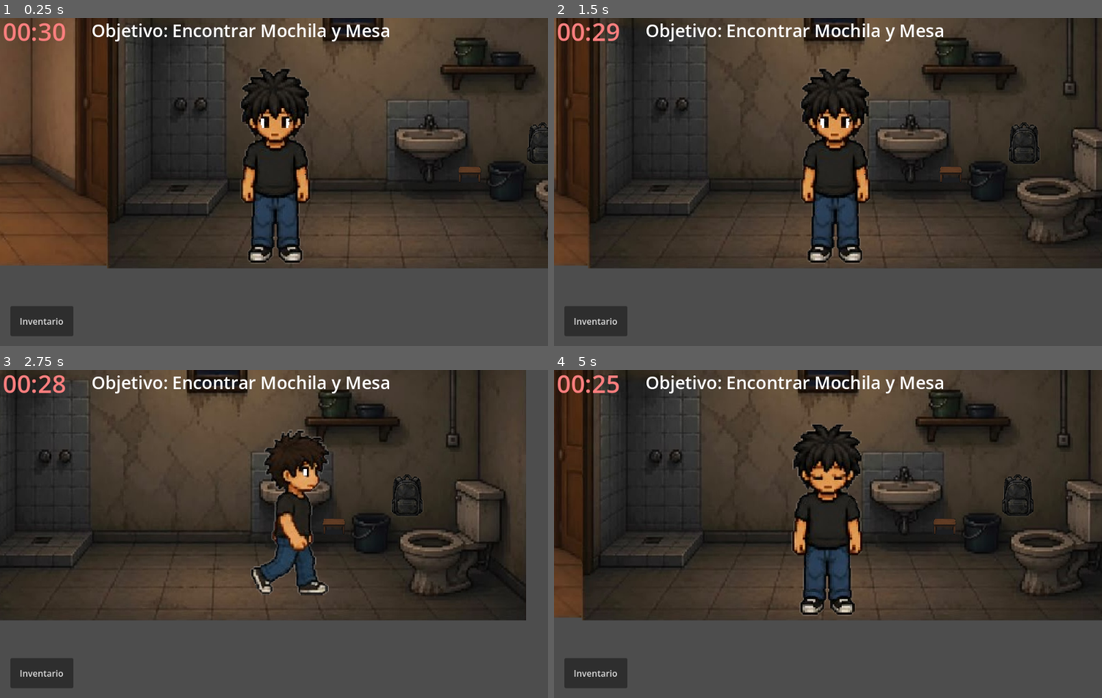
Above: before the commit, frames 1-4 (two rows, left to right).
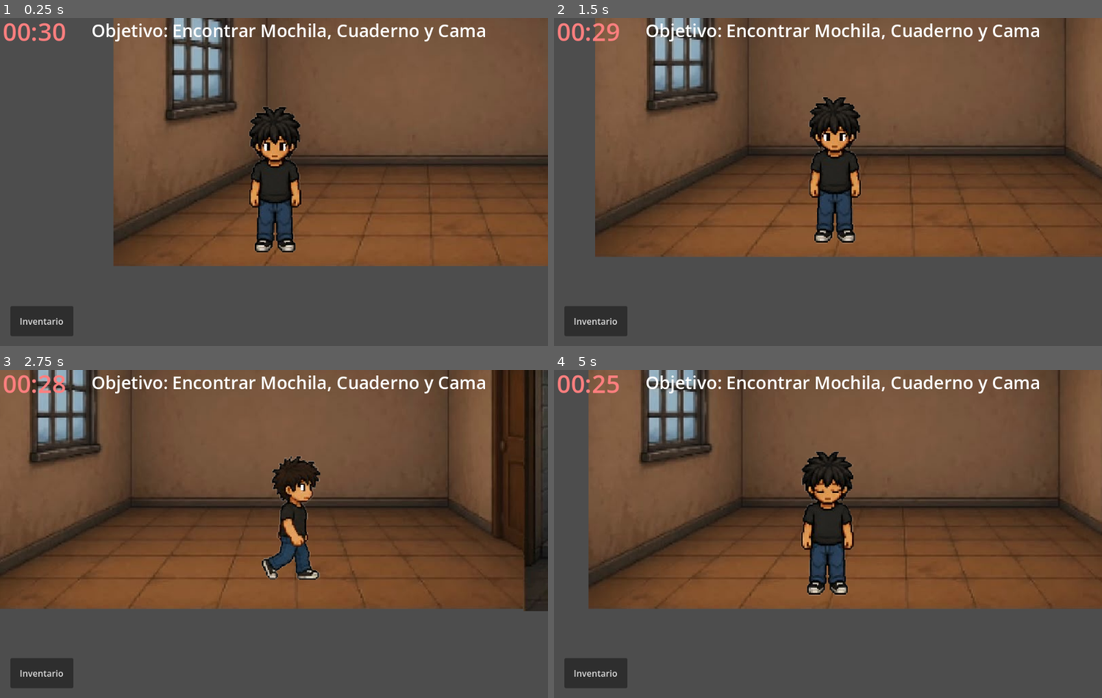
Above: after the commit, the same moments.

Repository: Aldair-Canul/Facultad-de-Ingenieria---Fora-de-Lugar
Game: Godot game, scene res://Scenes/Cuarto/Main.tscn
Same seed, same stepped clock (60 frames per second), same inputs: the game is played once before the commit and once after it. This scene is started directly instead of the project's main scene.
Inputs (mouse positions are in pixels of both pictures, inside the frame that each line leads up to):
- Up to frame 1 (0.25 s): no input
- Up to frame 2 (1.5 s): tap Enter at 0.5 s; move the mouse to (948, 165) at 0.52 s; hold Right (ui_right) 0.53-1.25 s; click (948, 165) at 0.67 s; drag from (718, 198) to (625, 149) at 1.27 s
- Up to frame 3 (2.75 s): move the mouse to (328, 461) at 2.02 s; hold Right (ui_right) from 2.03 s (still down)
- Up to frame 4 (5 s): release Right (ui_right) at 2.75 s; drag from (800, 599) to (888, 527) at 2.77 s; move the mouse to (992, 583) at 3.52 s; hold Left (ui_left) 3.53-4.25 s; drag from (663, 484) to (745, 452) at 4.27 s

The runs differ from the first frame. In frame 1, 65% of the frame differs, in the area x 0-100%, y 0-77%; in frame 2, 62%; in frame 3, 61%; in frame 4, 62%.

Commit message:
Escena del cuarto mejorado

Diff:
--- a/Proyecto-Infomatrix/Godot-Engine/Scenes/Cuarto/Main.tscn
+++ b/Proyecto-Infomatrix/Godot-Engine/Scenes/Cuarto/Main.tscn
@@ -7,6 +7,10 @@
 [ext_resource type="Texture2D" uid="uid://eqtors4l8nid" path="res://images/EscenaCuarto2.0/mochila.png" id="4_0sgwo"]
 [ext_resource type="Script" uid="uid://kcpnijq7fjtt" path="res://Scenes/Cuarto/hud.gd" id="4_beiiy"]
 [ext_resource type="Texture2D" uid="uid://c6nuy662wt7gu" path="res://images/EscenaCuarto/mesa cuarto.png" id="5_qoh52"]
+[ext_resource type="Texture2D" uid="uid://ja8jqvxju5hu" path="res://images/EscenaCuarto/cama.png" id="6_jbl2r"]
+[ext_resource type="AudioStream" uid="uid://hp8t0saefqy7" path="res://sounds/MusicaFondo_Min_Cuarto.mp3" id="8_62adg"]
+[ext_resource type="AudioStream" uid="uid://tp4rqeg4pua" path="res://sounds/game_over_cuarto.mp3" id="9_jbl2r"]
+[ext_resource type="AudioStream" uid="uid://mhg4ydmcxosr" path="res://sounds/next_level_cuarto.mp3" id="10_ndrjv"]
 
 [sub_resource type="RectangleShape2D" id="RectangleShape2D_k0y3n"]
 size = Vector2(57, 203)
@@ -29,6 +33,9 @@
 
 [sub_resource type="RectangleShape2D" id="RectangleShape2D_vrtlo"]
 size = Vector2(44, 39.5)
+
+[sub_resource type="RectangleShape2D" id="RectangleShape2D_ndrjv"]
+size = Vector2(24.5, 49.75)
 
 [node name="Main" type="Node2D" unique_id=1831511838]
 script = ExtResource("1_lxmde")
@@ -77,11 +84,11 @@
 [node name="Paredes" type="StaticBody2D" parent="World" unique_id=1535234652]
 
 [node name="CollisionShape2D" type="CollisionShape2D" parent="World/Paredes" unique_id=1924267475]
-position = Vector2(1009, 230)
+position = Vector2(1020, 322)
 shape = SubResource("RectangleShape2D_qoh52")
 
 [node name="CollisionShape2D2" type="CollisionShape2D" parent="World/Paredes" unique_id=1108131229]
-position = Vector2(1010, 570)
+position = Vector2(1009, 546)
 shape = SubResource("RectangleShape2D_qoh52")
 
 [node name="CollisionShape2D3" type="CollisionShape2D" parent="World/Paredes" unique_id=1202068593]
@@ -105,9 +112,26 @@
 
 [node name="MesaAcomodada" type="Sprite2D" parent="World" unique_id=1041791341]
 visible = false
-position = Vector2(618, 405.00006)
-scale = Vector2(0.4182129, 0.5664348)
+position = Vector2(722.49994, 395.78128)
+scale = Vector2(0.4501953, 0.53943986)
 texture = ExtResource("5_qoh52")
+
+[node name="ObjetoCama" type="Area2D" parent="World" unique_id=779075551]
+
+[node name="Sprite2D" type="Sprite2D" parent="World/ObjetoCama" unique_id=167034800]
+position = Vector2(1210, 388)
+scale = Vector2(0.06896586, 0.10130112)
+texture = ExtResource("6_jbl2r")
+
+[node name="CollisionShape2D" type="CollisionShape2D" parent="World/ObjetoCama" unique_id=526936122]
+position = Vector2(1205.75, 384.125)
+shape = SubResource("RectangleShape2D_ndrjv")
+
+[node name="CamaAcomodada" type="Sprite2D" parent="World" unique_id=1635551427]
+visible = false
+position = Vector2(518, 418)
+scale = Vector2(0.40948275, 0.39405206)
+texture = ExtResource("6_jbl2r")
 
 [node name="UI" type="CanvasLayer" parent="." unique_id=223802378]
 
@@ -236,10 +260,10 @@
 anchors_preset = 15
 anchor_right = 1.0
 anchor_bottom = 1.0
-offset_left = -3.0
-offset_top = 5.0
-offset_right = -3.0
-offset_bottom = 5.0
+offset_left = -1.0
+offset_top = -2.0
+offset_right = -1.0
+offset_bottom = -2.0
 grow_horizontal = 2
 grow_vertical = 2
 mouse_filter = 2
@@ -248,15 +272,27 @@
 [node name="AnimationPlayer" type="AnimationPlayer" parent="Transition" unique_id=285040235]
 
 [node name="Player" parent="." unique_id=175323051 instance=ExtResource("3_beiiy")]
-position = Vector2(1301, 443)
+position = Vector2(293, 395)
+y_suelo = 457.0
+y_tope = 352.0
 
 [node name="TimerReloj" type="Timer" parent="." unique_id=1686324448]
 autostart = true
+
+[node name="MusicaFondo" type="AudioStreamPlayer" parent="." unique_id=909322673]
+stream = ExtResource("8_62adg")
+
+[node name="MusicaDerrota" type="AudioStreamPlayer" parent="." unique_id=625070231]
+stream = ExtResource("9_jbl2r")
+
+[node name="MusicaVictoria" type="AudioStreamPlayer" parent="." unique_id=1667461020]
+stream = ExtResource("10_ndrjv")
 
 [connection signal="body_entered" from="World/DoorZone_Room" to="." method="_on_door_zone_room_body_entered"]
 [connection signal="body_entered" from="World/DoorZone_Bath" to="." method="_on_door_zone_bath_body_entered"]
 [connection signal="body_entered" from="World/ObjetoMochila" to="." method="_on_objeto_mochila_body_entered"]
 [connection signal="body_entered" from="World/ObjetoCuaderno" to="." method="_on_objeto_cuaderno_body_entered"]
+[connection signal="body_entered" from="World/ObjetoCama" to="." method="_on_objeto_cama_body_entered"]
 [connection signal="pressed" from="UI/HUD/ButtonInventario" to="UI/HUD" method="_on_button_inventario_pressed"]
 [connection signal="pressed" from="UI/HUD/PanelInventario/BtnUsarMochila" to="." method="_on_btn_usar_mochila_pressed"]
 [connection signal="pressed" from="UI/HUD/PanelGameOver/BtnReintentar" to="." method="_on_btn_reintentar_pressed"]
--- a/Proyecto-Infomatrix/Godot-Engine/Scenes/Cuarto/main.gd
+++ b/Proyecto-Infomatrix/Godot-Engine/Scenes/Cuarto/main.gd
@@ -9,6 +9,7 @@
 # Variables para saber qué objetos tenemos
 var tiene_mochila = false
 var tiene_cuaderno = false
+var tiene_cama = false
 
 var segundos_totales = 30
 
@@ -17,11 +18,16 @@
 	$UI/HUD/PanelGameOver.visible = false
 	$UI/HUD/PanelInventario.visible = false
 
-	# Aseguramos que la mesa acomodada empiece invisible
+	# Aseguramos que las cosas acomodadas empiecen invisibles si existen en la escena
 	if has_node("World/MesaAcomodada"):
 		$World/MesaAcomodada.visible = false
+	if has_node("World/MochilaAcomodada"):
+		$World/MochilaAcomodada.visible = false
+	if has_node("World/CamaAcomodada"):
+		$World/CamaAcomodada.visible = false
 
-	$UI/HUD/ObjetivosLabel.text = "Objetivo: Encontrar Mochila y Mesa"
+	$UI/HUD/ObjetivosLabel.text = "Objetivo: Encontrar Mochila, Cuaderno y Cama"
+	$MusicaFondo.play()
 
 func teletransportar(destino: Vector2):
 	player.set_physics_process(false)
@@ -50,14 +56,24 @@
 func _on_objeto_mochila_body_entered(body):
 	if body.name == "Player":
 		tiene_mochila = true
-		$World/ObjetoMochila.queue_free()
+		if has_node("World/ObjetoMochila"):
+			$World/ObjetoMochila.queue_free()
 		actualizar_inventario_y_objetivos()
 
 # --- RECOGER CUADERNO ---
 func _on_objeto_cuaderno_body_entered(body):
 	if body.name == "Player":
 		tiene_cuaderno = true
-		$World/ObjetoCuaderno.queue_free()
+		if has_node("World/ObjetoCuaderno"):
+			$World/ObjetoCuaderno.queue_free()
+		actualizar_inventario_y_objetivos()
+
+# --- RECOGER CAMA ---
+func _on_objeto_cama_body_entered(body: Node2D) -> void:
+	if body.name == "Player":
+		tiene_cama = true
+		if has_node("World/ObjetoCama"):
+			$World/ObjetoCama.queue_free()
 		actualizar_inventario_y_objetivos()
 
 # Actualiza el inventario y el texto de objetivo según lo que tengas juntado
@@ -67,24 +83,31 @@
 		lista_objetos += "- Mochila\n"
 	if tiene_cuaderno:
 		lista_objetos += "- Cuaderno\n"
+	if tiene_cama:
+		lista_objetos += "- Cama\n"
 
 	$UI/HUD/PanelInventario/TextoObjetos.text = lista_objetos
 
-	# Verificamos si ya juntamos todo
-	if tiene_mochila and tiene_cuaderno:
+	# Verificamos si ya juntamos los 3 objetos
+	if tiene_mochila and tiene_cuaderno and tiene_cama:
 		$UI/HUD/ObjetivosLabel.text = "Objetivo: Acomodar cosas"
 		$UI/HUD/PanelInventario/BtnUsarMochila.visible = true
 	else:
 		$UI/HUD/ObjetivosLabel.text = "Objetivo: Faltan objetos por encontrar"
 
 func _on_btn_usar_mochila_pressed():
-	if tiene_mochila and tiene_cuaderno:
+	if tiene_mochila and tiene_cuaderno and tiene_cama:
 		tiene_mochila = false
 		tiene_cuaderno = false
+		tiene_cama = false
 
-		# Hacemos visible la mesa acomodada
-		$World/MesaAcomodada.visible = true
-		$World/MochilaAcomodada.visible = true
+		# Hacemos visible lo acomodado si existe el nodo
+		if has_node("World/MesaAcomodada"):
+			$World/MesaAcomodada.visible = true
+		if has_node("World/MochilaAcomodada"):
+			$World/MochilaAcomodada.visible = true
+		if has_node("World/CamaAcomodada"):
+			$World/CamaAcomodada.visible = true
 
 		$UI/HUD/PanelInventario/BtnUsarMochila.visible = false
 		$UI/HUD/PanelInventario/TextoObjetos.text = "Inventario vacío"
@@ -92,7 +115,8 @@
 
 		$UI/HUD/PanelInventario.visible = false
 		$TimerReloj.stop()
-
+		$MusicaFondo.stop()
+		$MusicaVictoria.play()
 		$UI/HUD/PanelVictoria.visible = true
 		player.set_physics_process(false)
 
@@ -107,6 +131,8 @@
 		$UI/HUD/RelojLabel.text = "00:00"
 		$UI/HUD/ObjetivosLabel.text = "¡Tiempo agotado!"
 		$UI/HUD/PanelGameOver.visible = true
+		$MusicaFondo.stop()
+		$MusicaDerrota.play()
 		player.set_physics_process(false)
 
 func _on_btn_reintentar_pressed():
--- a/Proyecto-Infomatrix/Godot-Engine/Scenes/Cuarto/player.gd
+++ b/Proyecto-Infomatrix/Godot-Engine/Scenes/Cuarto/player.gd
@@ -2,6 +2,14 @@
 
 const SPEED = 200.0
 @onready var anim = $AnimatedSprite2D
+
+# --- Variables de la fórmula de tu profe ---
+var E_max: float = 0.75   # Tamaño al frente (frente al inodoro)
+var E_min: float = 0.55   # Tamaño al fondo (junto a la pared)
+
+# Puedes ajustar estos números directamente en el Inspector de Godot
+@export var y_suelo: float = 500.0   # Posición Y (en píxeles) del piso / zona más baja
+@export var y_tope: float = 200.0    # Posición Y (en píxeles) de la parte más alta
 
 func _physics_process(_delta):
 	# 1. Obtener la dirección de entrada
@@ -19,8 +27,30 @@
 	# 3. Mover al personaje
 	move_and_slide()
 
-	# 4. Actualizar las animaciones
+	# 4. Aplicar escala según la fórmula del profe
+	aplicar_escala_profe()
+
+	# 5. Actualizar las animaciones
 	actualizar_animaciones(direction)
+
+func aplicar_escala_profe():
+	# Calculamos h_max (distancia entre piso y tope)
+	var h_max = y_suelo - y_tope
+
+	# Calculamos h (altura que ha subido desde el piso)
+	var h = y_suelo - global_position.y
+
+	# Limitamos h entre 0 y h_max
+	h = clamp(h, 0.0, h_max)
+
+	# Pendiente m = (E_min - 1) / h_max
+	var m = (E_min - E_max) / h_max
+
+	# E = m * h + 1 (Fórmula exacta de la hoja)
+	var E = (m * h) + E_max
+
+	# Aplicamos la escala al personaje
+	scale = Vector2(E, E)
 
 func actualizar_animaciones(dir: Vector2):
 	if dir.x != 0:
Not shown, added: Proyecto-Infomatrix/Godot-Engine/sounds/cuarto.mp3.import
Not shown, added: Proyecto-Infomatrix/Godot-Engine/sounds/game_over_cuarto.mp3.import
Not shown, added: Proyecto-Infomatrix/Godot-Engine/sounds/next_level_cuarto.mp3.import
Not shown, added: Proyecto-Infomatrix/Godot-Engine/sounds/cuarto.mp3
Not shown, added: Proyecto-Infomatrix/Godot-Engine/sounds/game_over_cuarto.mp3
Not shown, added: Proyecto-Infomatrix/Godot-Engine/sounds/next_level_cuarto.mp3
